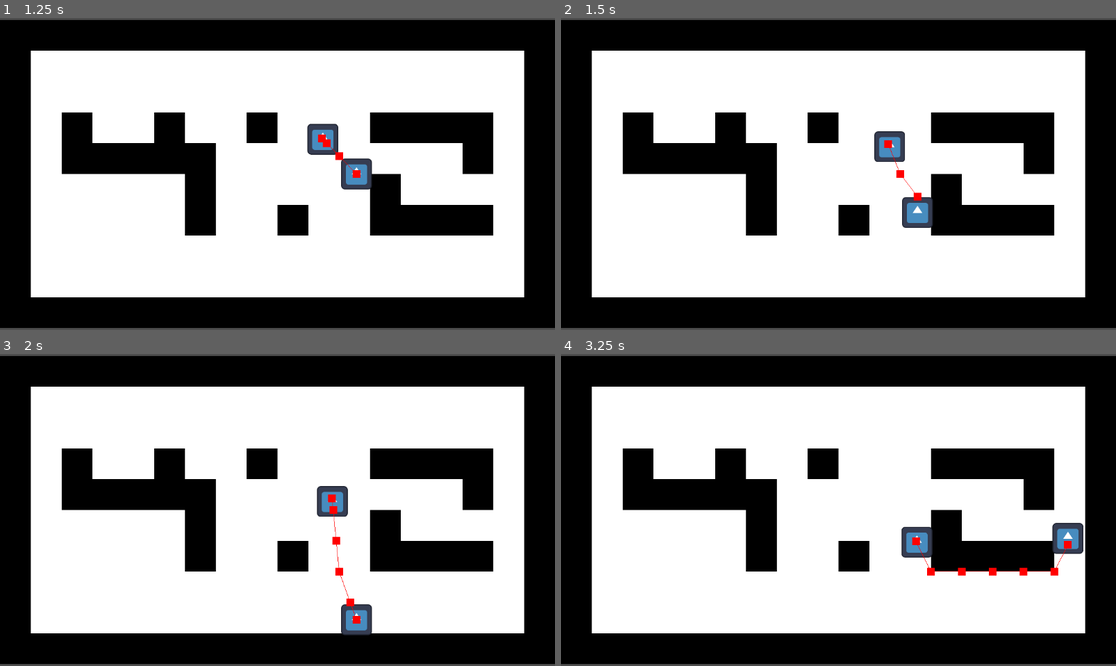
Above: before the commit, frames 1-4 (two rows, left to right).
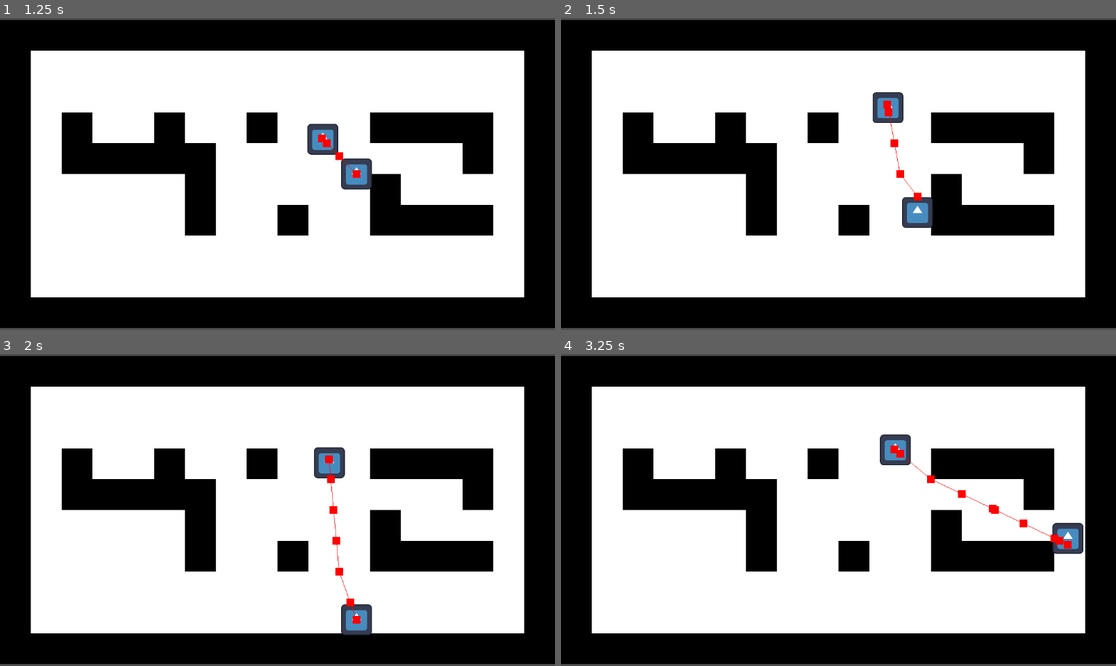
Above: after the commit, the same moments.

Repository: LegoMaster7001/fargo-game-jam-2025
Game: Godot game, scene res://Scenes/Game.tscn
The game is run twice, just before and just after one commit, with the same random seed, the same clock (stepped at 60 frames per second) and the same inputs. The engine's default icon, where the game draws it, is replaced by a stand-in: a white triangle on a blue panel in a dark square.
Inputs:
- Up to frame 1 (1.25 s): hold Right (ui_right) from 0.53 s (still down); hold Space (action, bound only after the commit) from 0.53 s (still down)
- Up to frame 2 (1.5 s): release Right (ui_right) at 1.28 s; release Space (action, bound only after the commit) at 1.28 s; hold Down (ui_down) from 1.28 s (still down); tap Space (action, bound only after the commit) at 1.35 s
- Up to frame 3 (2 s): keep holding Down (ui_down)
- Up to frame 4 (3.25 s): release Down (ui_down) at 2.03 s; hold Right (ui_right) 2.03-2.78 s; hold Space (action, bound only after the commit) 2.03-2.78 s; hold Up (ui_up) from 2.78 s (still down); tap Space (action, bound only after the commit) at 2.85 s

Frame 1 is identical in both runs. In frame 2, 1.1% of the frame differs, in the area x 56-62%, y 23-49%; in frame 3, 1.1%; in frame 4, 1.6%, in the area x 57-92%, y 25-72%.

Commit message:
feat: detect when enemy in groundies area

Diff:
--- a/Player.gd
+++ b/Player.gd
@@ -1,6 +1,8 @@
 extends CharacterBody2D
 
 const speed = 100
+
+@export var groundies_area: GroundiesArea
 var dir : Vector2
 
 func _physics_process(delta: float):
@@ -11,3 +13,6 @@
 	dir.x = Input.get_axis("ui_left", "ui_right")
 	dir.y = Input.get_axis("ui_up", "ui_down")
 	dir = dir.normalized()
+
+	if event.is_action_pressed("action"):
+		groundies_area.call_groundies()
--- a/Scenes/Game.tscn
+++ b/Scenes/Game.tscn
@@ -1,9 +1,10 @@
-[gd_scene load_steps=10 format=4 uid="uid://cxee8n6fod8oc"]
+[gd_scene load_steps=12 format=4 uid="uid://cxee8n6fod8oc"]
 
 [ext_resource type="Script" uid="uid://l34cd8anax55" path="res://Player.gd" id="1_gl6un"]
 [ext_resource type="Texture2D" uid="uid://cvj7th2nvu8uj" path="res://Images/2pixels.png" id="1_j5yw3"]
 [ext_resource type="Texture2D" uid="uid://cntgj0ac7y8qk" path="res://Images/icon.svg" id="2_j5yw3"]
 [ext_resource type="Script" uid="uid://dsoej1015oup0" path="res://Scenes/enemy.gd" id="4_kldst"]
+[ext_resource type="Script" uid="uid://bn6bfm16fu7qx" path="res://Scenes/groundies_area.gd" id="5_b2bpf"]
 
 [sub_resource type="NavigationPolygon" id="NavigationPolygon_kldst"]
 vertices = PackedVector2Array(8, 8, -8, 8, -8, -8, 8, -8)
@@ -29,17 +30,20 @@
 [sub_resource type="CircleShape2D" id="CircleShape2D_b2bpf"]
 radius = 56.0
 
+[sub_resource type="RectangleShape2D" id="RectangleShape2D_7lihs"]
+
 [node name="Node2D" type="Node2D"]
 
 [node name="TileMapLayer" type="TileMapLayer" parent="."]
 tile_map_data = PackedByteArray("AAD8//z/AQAAAAAAAAD8//3/AQAAAAAAAAD8//7/AQABAAAAAAD8////AQABAAAAAAD8/wAAAQAAAAAAAAD8/w …(2800 unchanged characters)…
 tile_set = SubResource("TileSet_kldst")
 
-[node name="Player" type="CharacterBody2D" parent="."]
+[node name="Player" type="CharacterBody2D" parent="." node_paths=PackedStringArray("groundies_area")]
 scale = Vector2(0.125, 0.125)
 collision_layer = 2
 collision_mask = 3
 script = ExtResource("1_gl6un")
+groundies_area = NodePath("../Area2D")
 
 [node name="Sprite2D" type="Sprite2D" parent="Player"]
 texture = ExtResource("2_j5yw3")
@@ -73,4 +77,14 @@
 wait_time = 0.1
 autostart = true
 
+[node name="Area2D" type="Area2D" parent="." node_paths=PackedStringArray("enemy")]
+collision_layer = 2
+collision_mask = 2
+script = ExtResource("5_b2bpf")
+enemy = NodePath("../Enemy")
+
+[node name="CollisionShape2D" type="CollisionShape2D" parent="Area2D"]
+position = Vector2(31, -5)
+shape = SubResource("RectangleShape2D_7lihs")
+
 [connection signal="timeout" from="Enemy/Timer" to="Enemy" method="_on_timer_timeout"]
--- a/Scenes/enemy.gd
+++ b/Scenes/enemy.gd
@@ -1,9 +1,11 @@
+class_name Enemy
 extends CharacterBody2D
 
 const speed = 20
 
 @export var player: Node2D
 @onready var nav_agent := $NavigationAgent2D as NavigationAgent2D
+@onready var initial_pos := global_position
 
 func _physics_process(delta: float) -> void:
 	var dir = to_local(nav_agent.get_next_path_position()).normalized()
@@ -13,6 +15,5 @@
 func makepath():
 	nav_agent.target_position = player.global_position
 
-
 func _on_timer_timeout():
 	makepath()
--- /dev/null
+++ b/Scenes/groundies_area.gd
@@ -0,0 +1,11 @@
+class_name GroundiesArea
+extends Area2D
+
+@export var enemy: Enemy
+
+func call_groundies() -> void:
+	if not overlaps_body(enemy):
+		print("not found")
+		return
+	print("noob down")
+	enemy.global_position = enemy.initial_pos
--- a/project.godot
+++ b/project.godot
@@ -14,3 +14,11 @@
 run/main_scene="res://Scenes/Game.tscn"
 config/features=PackedStringArray("4.5", "Forward Plus")
 config/icon="res://Images/icon.svg"
+
+[input]
+
+action={
+"deadzone": 0.2,
+"events": [Object(InputEventKey,"resource_local_to_scene":false,"resource_name":"","device":-1,"window_id":0,"alt_pressed":false,"shift_pressed":false,"ctrl_pressed":false,"meta_pressed":false,"pressed":false,"keycode":0,"physical_keycode":32,"key_label":0,"unicode":32,"location":0,"echo":false,"script":null)
+]
+}
Not shown, added: Scenes/groundies_area.gd.uid
